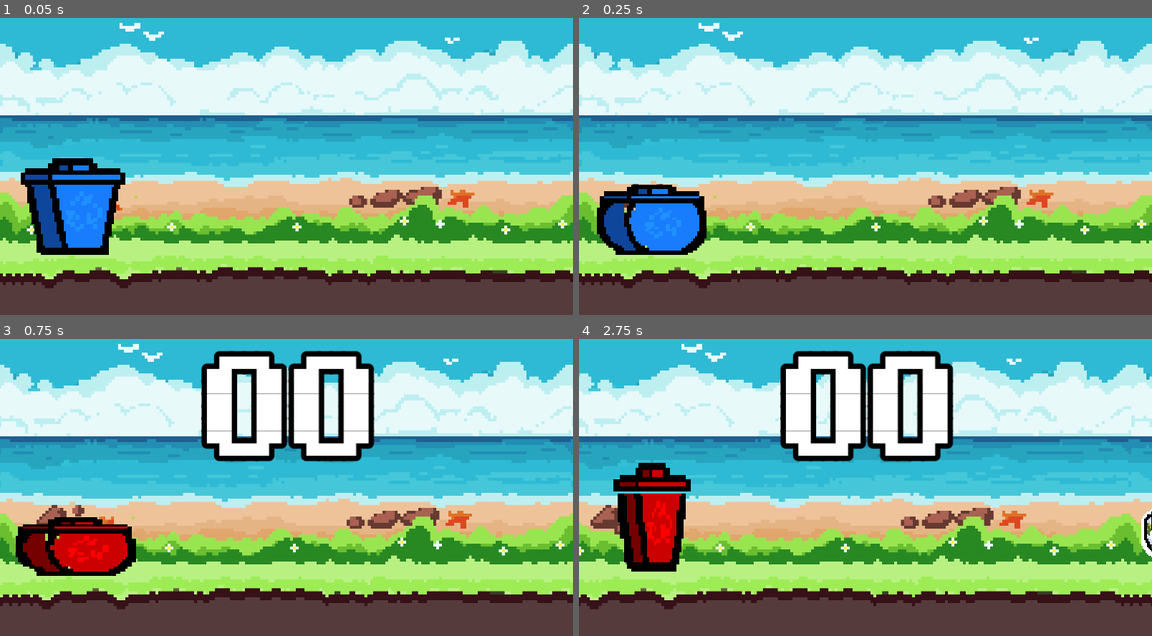
Above: before the commit, frames 1-4 (two rows, left to right).
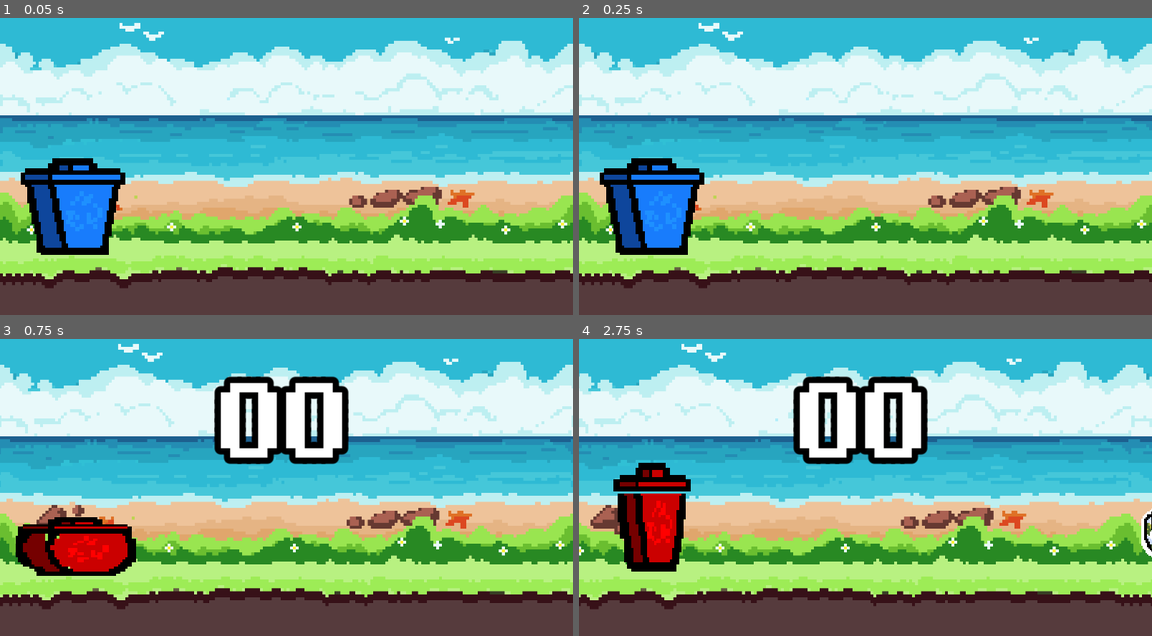
Above: after the commit, the same moments.

Repository: dedsocks/Inventorium
Game: Godot game, scene res://scenes/main.tscn
Two runs of this game, one before a commit and one after it. Both use one fixed random seed, a clock stepped at 60 frames per second and the inputs below.
Inputs:
- Up to frame 1 (0.05 s): no input
- Up to frame 2 (0.25 s): no input
- Up to frame 3 (0.75 s): tap Enter (ui_accept) at 0.5 s; hold Right (ui_right) from 0.53 s (still down)
- Up to frame 4 (2.75 s): tap Enter (ui_accept) at 0.77, 1.52 s; release Right (ui_right) at 1.28 s; hold Down (ui_down) 1.28-2.03 s; hold Right (ui_right) from 2.03 s (still down)

Frame 1 is identical in both runs. In frame 2, 3.6% of the frame differs, in the area x 3-23%, y 47-80%; in frame 3, 7.0%; in frame 4, 7.1%, in the area x 35-66%, y 3-43%.

Commit message:
Add game over function
add game over animation , sounds , and text

Diff:
--- a/inventorium/scenes/bg.tscn
+++ b/inventorium/scenes/bg.tscn
@@ -6,6 +6,64 @@
 [ext_resource type="Texture2D" uid="uid://djpvts4air1r5" path="res://assets/background/beach.png" id="3_1vihb"]
 [ext_resource type="Texture2D" uid="uid://8h3jjw0dpedp" path="res://assets/background/grass.png" id="4_c0w12"]
 [ext_resource type="Texture2D" uid="uid://dm0xtofg1pdv1" path="res://assets/background/birds.png" id="5_7vm01"]
+[ext_resource type="Texture2D" uid="uid://tlosqvp0v2k1" path="res://assets/sprites/crow_spritesheet.png" id="7_fmfdb"]
+
+[sub_resource type="AtlasTexture" id="AtlasTexture_g43r7"]
+atlas = ExtResource("7_fmfdb")
+region = Rect2(0, 0, 128, 128)
+
+[sub_resource type="AtlasTexture" id="AtlasTexture_imcji"]
+atlas = ExtResource("7_fmfdb")
+region = Rect2(128, 0, 128, 128)
+
+[sub_resource type="AtlasTexture" id="AtlasTexture_vqo0a"]
+atlas = ExtResource("7_fmfdb")
+region = Rect2(256, 0, 128, 128)
+
+[sub_resource type="AtlasTexture" id="AtlasTexture_ku42w"]
+atlas = ExtResource("7_fmfdb")
+region = Rect2(384, 0, 128, 128)
+
+[sub_resource type="AtlasTexture" id="AtlasTexture_a1p7a"]
+atlas = ExtResource("7_fmfdb")
+region = Rect2(512, 0, 128, 128)
+
+[sub_resource type="AtlasTexture" id="AtlasTexture_n6st3"]
+atlas = ExtResource("7_fmfdb")
+region = Rect2(640, 0, 128, 128)
+
+[sub_resource type="AtlasTexture" id="AtlasTexture_potdw"]
+atlas = ExtResource("7_fmfdb")
+region = Rect2(768, 0, 128, 128)
+
+[sub_resource type="SpriteFrames" id="SpriteFrames_qyrwg"]
+animations = [{
+"frames": [{
+"duration": 1.0,
+"texture": SubResource("AtlasTexture_g43r7")
+}, {
+"duration": 1.0,
+"texture": SubResource("AtlasTexture_imcji")
+}, {
+"duration": 1.0,
+"texture": SubResource("AtlasTexture_vqo0a")
+}, {
+"duration": 1.0,
+"texture": SubResource("AtlasTexture_ku42w")
+}, {
+"duration": 1.0,
+"texture": SubResource("AtlasTexture_a1p7a")
+}, {
+"duration": 1.0,
+"texture": SubResource("AtlasTexture_n6st3")
+}, {
+"duration": 1.0,
+"texture": SubResource("AtlasTexture_potdw")
+}],
+"loop": true,
+"name": &"default",
+"speed": 13.0
+}]
 
 [node name="bg" type="ParallaxBackground"]
 metadata/_edit_vertical_guides_ = [1152.0]
@@ -60,3 +118,23 @@
 scale = Vector2(0.6, 0.6)
 texture = ExtResource("5_7vm01")
 centered = false
+
+[node name="ParallaxLayer" type="ParallaxLayer" parent="."]
+motion_scale = Vector2(-0.1, 1)
+motion_mirroring = Vector2(1300, 0)
+
+[node name="AnimatedSprite2D" type="AnimatedSprite2D" parent="ParallaxLayer"]
+position = Vector2(-72, 144)
+scale = Vector2(0.351563, 0.351563)
+sprite_frames = SubResource("SpriteFrames_qyrwg")
+autoplay = "default"
+frame = 3
+frame_progress = 0.488429
+
+[node name="AnimatedSprite2D2" type="AnimatedSprite2D" parent="ParallaxLayer"]
+position = Vector2(-32, 208)
+scale = Vector2(0.351563, 0.351563)
+sprite_frames = SubResource("SpriteFrames_qyrwg")
+autoplay = "default"
+frame = 4
+frame_progress = 0.703976
--- a/inventorium/scenes/dustbin.tscn
+++ b/inventorium/scenes/dustbin.tscn
@@ -1,7 +1,38 @@
-[gd_scene load_steps=20 format=3 uid="uid://cilh87d7y20vg"]
+[gd_scene load_steps=30 format=3 uid="uid://cilh87d7y20vg"]
 
 [ext_resource type="Texture2D" uid="uid://bm65o5o8psxct" path="res://assets/sprites/spritesheetfinal.png" id="1_14cnq"]
 [ext_resource type="Script" path="res://scripts/dustbin.gd" id="1_ygnom"]
+[ext_resource type="Texture2D" uid="uid://d2pt8mqp3h1yy" path="res://assets/sprites/dustbin-death.png" id="2_p4s1n"]
+[ext_resource type="AudioStream" uid="uid://dvjyivhlgq5gh" path="res://assets/sound/eating-sound-effect-36186.mp3" id="3_2p03v"]
+[ext_resource type="AudioStream" uid="uid://emlh06xghn1s" path="res://assets/sound/oof1.mp3" id="5_pr3n7"]
+
+[sub_resource type="AtlasTexture" id="AtlasTexture_pv5gn"]
+atlas = ExtResource("2_p4s1n")
+region = Rect2(0, 0, 640, 640)
+
+[sub_resource type="AtlasTexture" id="AtlasTexture_a4abm"]
+atlas = ExtResource("2_p4s1n")
+region = Rect2(640, 0, 640, 640)
+
+[sub_resource type="AtlasTexture" id="AtlasTexture_eg6sl"]
+atlas = ExtResource("2_p4s1n")
+region = Rect2(1280, 0, 640, 640)
+
+[sub_resource type="AtlasTexture" id="AtlasTexture_d0gt4"]
+atlas = ExtResource("2_p4s1n")
+region = Rect2(1920, 0, 640, 640)
+
+[sub_resource type="AtlasTexture" id="AtlasTexture_acgke"]
+atlas = ExtResource("2_p4s1n")
+region = Rect2(2560, 0, 640, 640)
+
+[sub_resource type="AtlasTexture" id="AtlasTexture_g665n"]
+atlas = ExtResource("2_p4s1n")
+region = Rect2(3200, 0, 640, 640)
+
+[sub_resource type="AtlasTexture" id="AtlasTexture_fdch1"]
+atlas = ExtResource("2_p4s1n")
+region = Rect2(3840, 0, 640, 640)
 
 [sub_resource type="AtlasTexture" id="AtlasTexture_vo61o"]
 atlas = ExtResource("1_14cnq")
@@ -65,6 +96,32 @@
 
 [sub_resource type="SpriteFrames" id="SpriteFrames_38yr6"]
 animations = [{
+"frames": [{
+"duration": 1.0,
+"texture": SubResource("AtlasTexture_pv5gn")
+}, {
+"duration": 1.0,
+"texture": SubResource("AtlasTexture_a4abm")
+}, {
+"duration": 0.5,
+"texture": SubResource("AtlasTexture_eg6sl")
+}, {
+"duration": 0.5,
+"texture": SubResource("AtlasTexture_d0gt4")
+}, {
+"duration": 1.0,
+"texture": SubResource("AtlasTexture_acgke")
+}, {
+"duration": 1.0,
+"texture": SubResource("AtlasTexture_g665n")
+}, {
+"duration": 1.0,
+"texture": SubResource("AtlasTexture_fdch1")
+}],
+"loop": false,
+"name": &"death",
+"speed": 11.0
+}, {
 "frames": [{
 "duration": 1.0,
 "texture": SubResource("AtlasTexture_vo61o")
@@ -80,7 +137,7 @@
 }],
 "loop": true,
 "name": &"idle",
-"speed": 4.0
+"speed": 3.5
 }, {
 "frames": [{
 "duration": 1.0,
@@ -139,9 +196,9 @@
 texture_filter = 1
 scale = Vector2(0.101563, 0.103125)
 sprite_frames = SubResource("SpriteFrames_38yr6")
-animation = &"idle"
+animation = &"death"
 autoplay = "idle"
-frame_progress = 0.698304
+frame = 2
 centered = false
 
 [node name="Area2D" type="Area2D" parent="."]
@@ -151,4 +208,10 @@
 position = Vector2(32, 32)
 shape = SubResource("RectangleShape2D_3eaa0")
 
+[node name="eat" type="AudioStreamPlayer" parent="."]
+stream = ExtResource("3_2p03v")
+
+[node name="oof" type="AudioStreamPlayer" parent="."]
+stream = ExtResource("5_pr3n7")
+
 [connection signal="area_entered" from="Area2D" to="." method="_on_area_2d_area_entered"]
--- a/inventorium/scenes/hud.tscn
+++ b/inventorium/scenes/hud.tscn
@@ -1,6 +1,7 @@
-[gd_scene load_steps=2 format=3 uid="uid://1nqudskbscch"]
+[gd_scene load_steps=3 format=3 uid="uid://1nqudskbscch"]
 
 [ext_resource type="FontFile" uid="uid://ce5ty20e1lf5d" path="res://assets/fonts/Ruler 9.ttf" id="1_6gj6f"]
+[ext_resource type="FontFile" uid="uid://b1os73ppnxpdq" path="res://assets/fonts/PixExtrusion.ttf" id="2_epd6h"]
 
 [node name="HUD" type="CanvasLayer"]
 metadata/_edit_vertical_guides_ = [594.0, 435.0, 747.0]
@@ -8,15 +9,63 @@
 
 [node name="Label" type="Label" parent="."]
 anchors_preset = -1
-anchor_left = 0.378
-anchor_top = 0.219
-anchor_right = 0.649
+anchor_left = -0.0528958
+anchor_top = 0.111
+anchor_right = 1.03737
 anchor_bottom = 0.5
-offset_left = -19.456
-offset_top = -156.912
-offset_right = 18.3519
-offset_bottom = 61.0
-theme_override_constants/outline_size = 43
-theme_override_constants/shadow_outline_size = 25
+offset_left = 60.936
+offset_top = -7.92801
+offset_right = -43.056
+offset_bottom = 140.0
+size_flags_vertical = 1
+theme_override_colors/font_color = Color(1, 1, 1, 1)
+theme_override_colors/font_outline_color = Color(0, 0, 0, 1)
+theme_override_constants/outline_size = 50
 theme_override_fonts/font = ExtResource("1_6gj6f")
-theme_override_font_sizes/font_size = 400
+theme_override_font_sizes/font_size = 300
+horizontal_alignment = 1
+metadata/_edit_use_anchors_ = true
+
+[node name="gameOver" type="Label" parent="."]
+anchors_preset = -1
+anchor_left = -0.0329306
+anchor_top = 0.111
+anchor_right = 1.05897
+anchor_bottom = 0.226728
+offset_left = 34.936
+offset_top = 29.072
+offset_right = -70.9281
+offset_bottom = 105.08
+size_flags_vertical = 1
+theme_override_colors/font_color = Color(0, 0, 0, 1)
+theme_override_colors/font_outline_color = Color(1, 1, 1, 1)
+theme_override_constants/outline_size = 57
+theme_override_fonts/font = ExtResource("2_epd6h")
+theme_override_font_sizes/font_size = 150
+text = "GAME OVER"
+horizontal_alignment = 1
+metadata/_edit_use_anchors_ = true
+
+[node name="gameStart" type="Label" parent="."]
+anchors_preset = -1
+anchor_left = -0.0329306
+anchor_top = 0.111
+anchor_right = 1.05897
+anchor_bottom = 0.226728
+offset_left = 34.936
+offset_top = 31.072
+offset_right = -70.9281
+offset_bottom = 107.08
+size_flags_vertical = 1
+theme_override_colors/font_color = Color(1, 1, 1, 1)
+theme_override_colors/font_outline_color = Color(0, 0, 0, 1)
+theme_override_constants/outline_size = 40
+theme_override_fonts/font = ExtResource("2_epd6h")
+theme_override_font_sizes/font_size = 200
+horizontal_alignment = 1
+metadata/_edit_use_anchors_ = true
+
+[node name="Button" type="Button" parent="."]
+visible = false
+offset_right = 8.0
+offset_bottom = 8.0
--- a/inventorium/scenes/main.tscn
+++ b/inventorium/scenes/main.tscn
@@ -6,6 +6,7 @@
 [ext_resource type="PackedScene" uid="uid://cilh87d7y20vg" path="res://scenes/dustbin.tscn" id="3_ymsau"]
 [ext_resource type="PackedScene" uid="uid://1nqudskbscch" path="res://scenes/hud.tscn" id="5_viec4"]
 [ext_resource type="AudioStream" uid="uid://cci1y4ywdyeda" path="res://assets/sound/Pixelated Love.mp3" id="6_atnfe"]
+[ext_resource type="AudioStream" uid="uid://k8bx8p8bplbu" path="res://assets/sound/negative_beeps-6008.mp3" id="7_7c30k"]
 
 [node name="main" type="Node2D"]
 script = ExtResource("1_bwtbe")
@@ -26,3 +27,6 @@
 
 [node name="gameRunningMusic" type="AudioStreamPlayer" parent="."]
 stream = ExtResource("6_atnfe")
+
+[node name="ending" type="AudioStreamPlayer" parent="."]
+stream = ExtResource("7_7c30k")
--- a/inventorium/scripts/dustbin.gd
+++ b/inventorium/scripts/dustbin.gd
@@ -30,23 +30,34 @@
 		if status == state.BLUE :
 			get_parent().score += 1
 			area.hide()
+			$eat.play()
 		else :
-			get_parent().gameOver()
+			area.hide()
+			deathCall()
 	if area.is_in_group("red_waste"):
 		if status == state.RED :
 			get_parent().score += 1
 			area.hide()
+			$eat.play()
 		else :
-			get_parent().gameOver()
+			area.hide()
+			deathCall()
 	if area.is_in_group("green_waste"):
 		if status == state.GREEN :
 			get_parent().score += 1
 			area.hide()
+			$eat.play()
 		else :
-			get_parent().gameOver()
+			area.hide()
+			deathCall()
 	if area.is_in_group("yellow_waste"):
 		if status == state.YELLOW :
 			get_parent().score += 1
 			area.hide()
+			$eat.play()
 		else :
-			get_parent().gameOver()
+			area.hide()
+			deathCall()
+
+func deathCall():
+	get_parent().gameOver()
--- a/inventorium/scripts/main.gd
+++ b/inventorium/scripts/main.gd
@@ -1,11 +1,9 @@
 extends Node
-
 # Constants
 const MAX_SPEED = 10
 const START_SPEED = 0.4
 const CAM_START_POSITION = Vector2i(576, 324)
 const START_POSITION = Vector2i(0, 300)
-
 # Waste spawning components
 var apple = preload("res://scenes/apple.tscn")
 var glove = preload("res://scenes/glove.tscn")
@@ -16,7 +14,7 @@
 var obstacle = []
 var f = 0 #flag for checking first item
 var obs_x
-
+var gameOverTriggered = false
 # Variables
 var speed
 var score
@@ -41,10 +39,13 @@
 	$dustbin.position = START_POSITION
 	$Camera2D.position = CAM_START_POSITION
 	$dustbin.modulate = Color.DODGER_BLUE
+	$dustbin.status = $dustbin.state.BLUE
+	$ground.position = Vector2i(0,0)
 	speed = START_SPEED
 	score = 0
 	gameRunning = false
 	obstacle.clear()
+	$HUD/gameOver.hide()
 
 func _process(delta):
 	if speed >= MAX_SPEED:
@@ -54,7 +55,6 @@
 		gameRunning = true
 
 	if gameRunning:
-
 		$dustbin/AnimatedSprite2D.play("move")
 		$dustbin.position.x += speed
 		$Camera2D.position.x += speed
@@ -71,14 +71,11 @@
 
 		generate_obs()
 
-
-
 # Generates obstacles
 func generate_obs():
 	if obstacle.is_empty() or ($Camera2D.position.x - lastObs.position.x > 300):
 		var obsType = obstacleType.pick_random()
 		var obs = obsType.instantiate()
-
 		obs_x = 1152 if f != 1 else obs_x + spawnNum()
 		var obs_y = 345
 
@@ -91,15 +88,33 @@
 	$Obstacles.add_child(obs)
 	f = 1
 
+# Randomizes spawn distance
 func spawnNum():
 	var x = spawnPos[randi()%spawnPos.size()]
 	return x
 
+# Assigns score onto the HUD
 func assignScore():
-	if score < 10 :
+	if score < 10:
 		$HUD/Label.text = "0" + str(score)
-	else :
+	else:
 		$HUD/Label.text = str(score)
 
 func gameOver():
-	pass
+	$HUD/Label.hide()
+	$HUD/gameOver.show()
+	if $dustbin/oof:
+		$dustbin/oof.play()
+	$gameRunningMusic.stop()
+	# Stop movement
+	gameRunning = false
+
+	$dustbin/AnimatedSprite2D.stop()
+	$dustbin/AnimatedSprite2D.play("death")
+	await $dustbin/AnimatedSprite2D.animation_finished
+
+	await get_tree().create_timer(0.5).timeout
+	if $ending:
+		$ending.play()
+	await get_tree().create_timer(1.0).timeout
+	get_tree().paused = true
Binary file added: inventorium/assets/fonts/PixExtrusion.ttf
Not shown, added: inventorium/assets/fonts/PixExtrusion.ttf.import
Not shown, added: inventorium/assets/sound/eating-sound-effect-36186.mp3.import
Not shown, added: inventorium/assets/sound/game-character-140506.mp3.import
Not shown, added: inventorium/assets/sound/negative_beeps-6008.mp3.import
Not shown, added: inventorium/assets/sound/oof1.mp3.import
Binary file added: inventorium/assets/sprites/crow_spritesheet.png
Not shown, added: inventorium/assets/sprites/crow_spritesheet.png.import
Binary file added: inventorium/assets/sprites/dustbin-death.png
Not shown, added: inventorium/assets/sprites/dustbin-death.png.import
Not shown: 1 places in inventorium/scenes/bg.tscn that only renumber resources
Not shown: 1 places in inventorium/scenes/main.tscn that only renumber resources
(and 4 more such lines)
